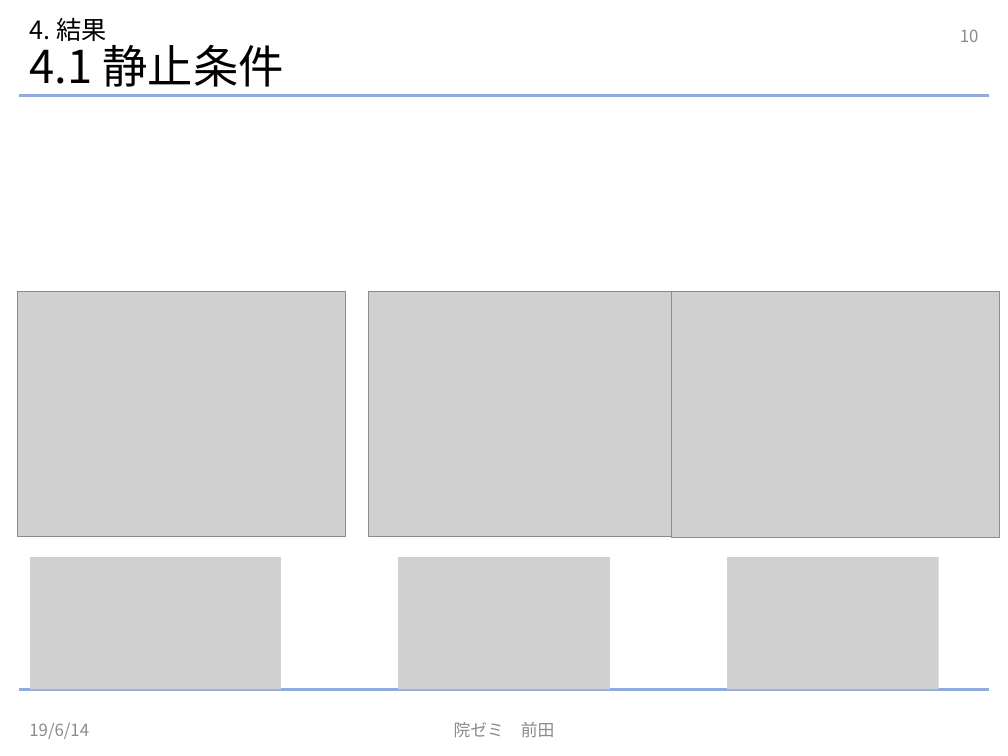
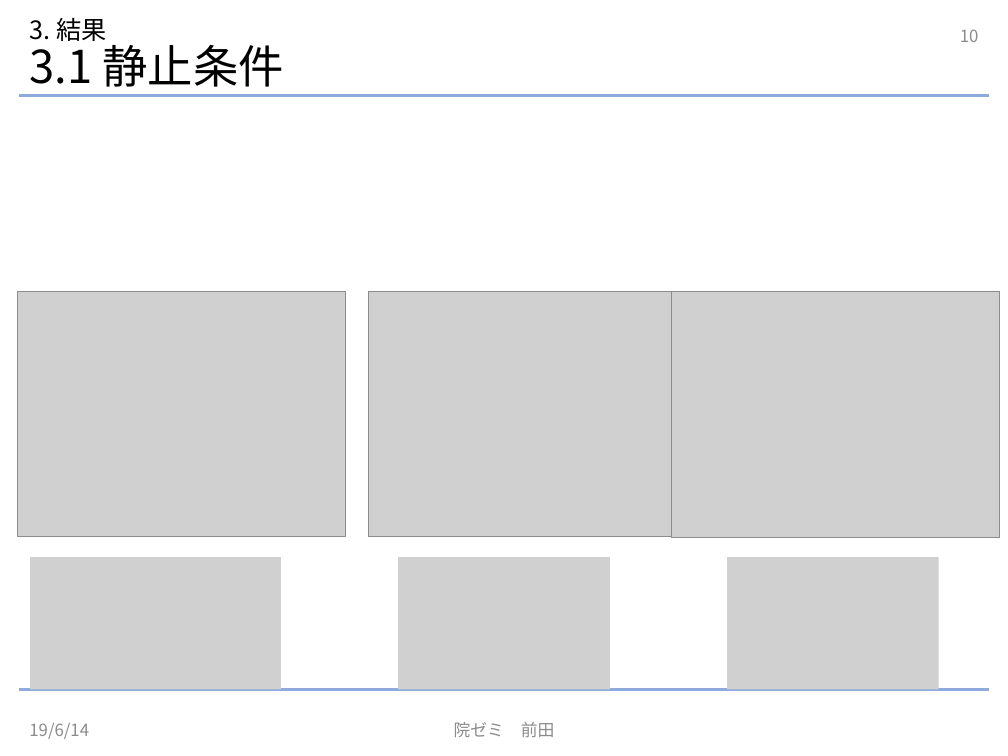
Before and after one commit to NephilimK/insemi190614, a slide deck: slide 10 of InSemi190614.pptx. Drawn at 1008x756 pixels with LibreOffice and Linux fonts; fonts in the diff are those of the drawing; grey boxes stand for pictures. Boxes give left, top, right and bottom in pixels: in the first picture for what was removed or moved away, otherwise in the second. Text is boxed around its words. In the diff, an @@ line names an element or a change of style, - is before the commit and + after.

```diff
--- a/InSemi190614.pptx
+++ b/InSemi190614.pptx
@@ title at [29,17,284,95]: text changed @@
-4. 結果
-4.1 静止条件
+3. 結果
+3.1 静止条件
```
Also in this commit, not shown: 9 other slides changed, 1 other file.
